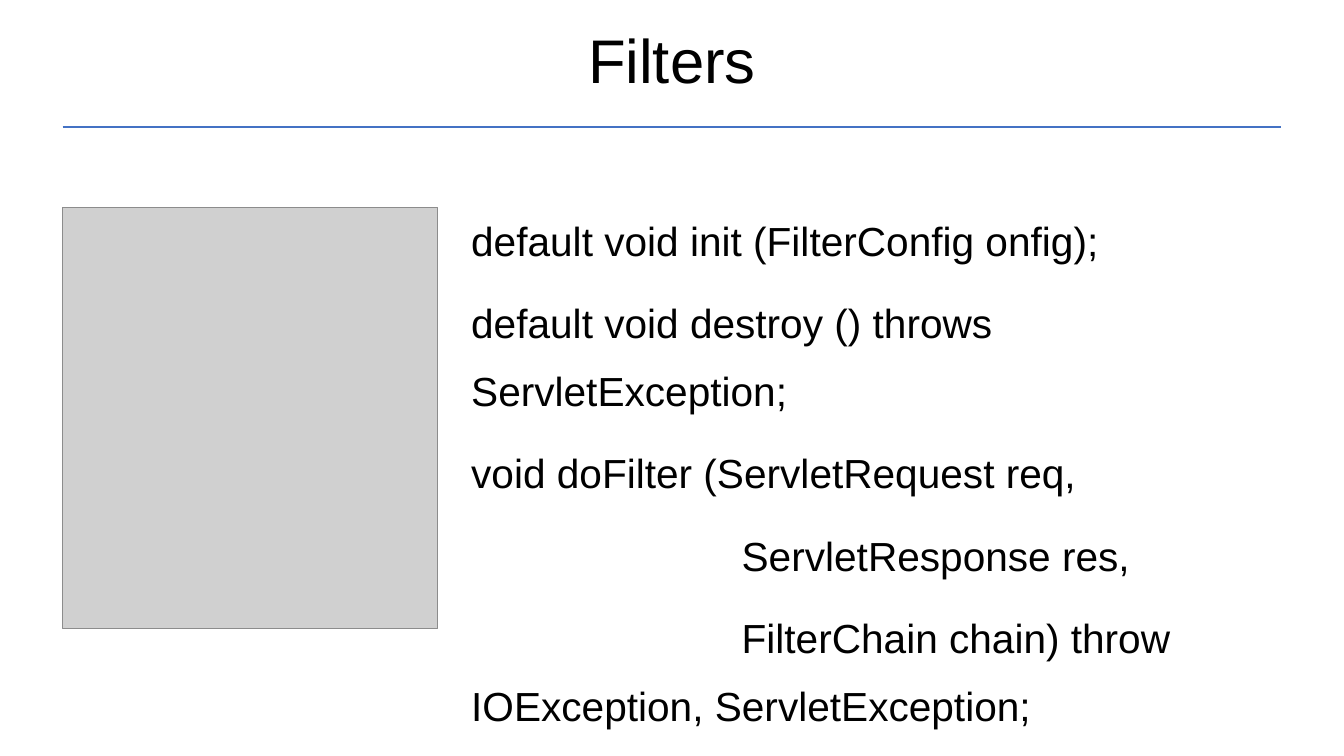
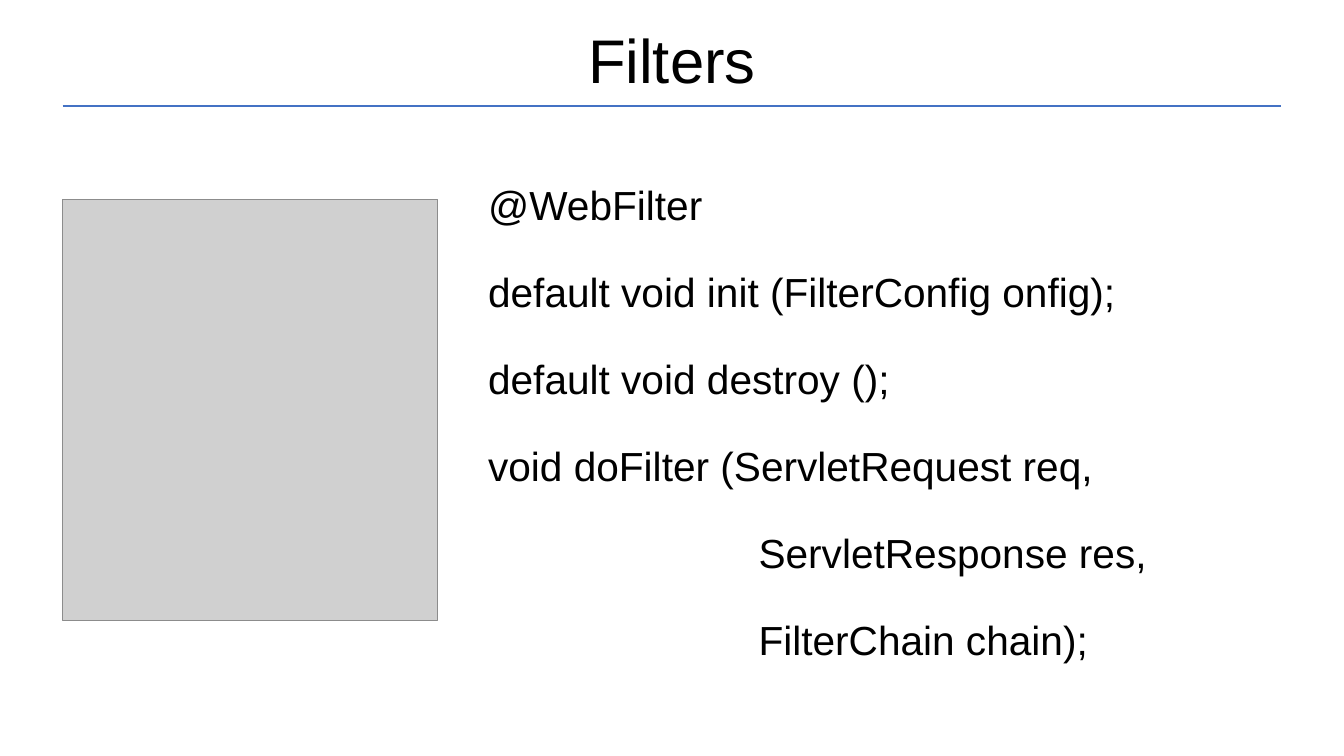
Before and after one commit to Garnik94/Levelup_presentations, a slide deck: slide 17 of Servlet/Servlet_Presentation.pptx. Drawn at 1344x756 pixels with LibreOffice and Linux fonts; fonts in the diff are those of the drawing; grey boxes stand for pictures. Boxes give left, top, right and bottom in pixels: in the first picture for what was removed or moved away, otherwise in the second. Text is boxed around its words. In the diff, an @@ line names an element or a change of style, - is before the commit and + after.

```diff
--- a/Servlet/Servlet_Presentation.pptx
+++ b/Servlet/Servlet_Presentation.pptx
@@ line moved from (63, 127) - (1281, 127) to (63, 106) - (1281, 106) @@
@@ text "@WebFilter": place and size @@
-text "@WebFilter" at [471,226,1170,661]
+text "@WebFilter" at [488,190,1147,663]
@@ picture: place and size @@
-picture at [63,208,438,629]
+picture at [63,199,438,620]
@@ text at [488,190,702,226]: paragraph added @@
+@WebFilter
@@ text at [488,277,1147,576]: line spacing 1.4 to 1.5 @@
@@ text at [488,364,840,402]: text changed @@
-default void destroy () throws ServletException;
+default void destroy ();
@@ text at [759,625,1088,663]: text changed @@
-FilterChain chain) throw IOException, ServletException;
+FilterChain chain);
```
Also in this commit, not shown: 4 other slides changed, 2 other files.
